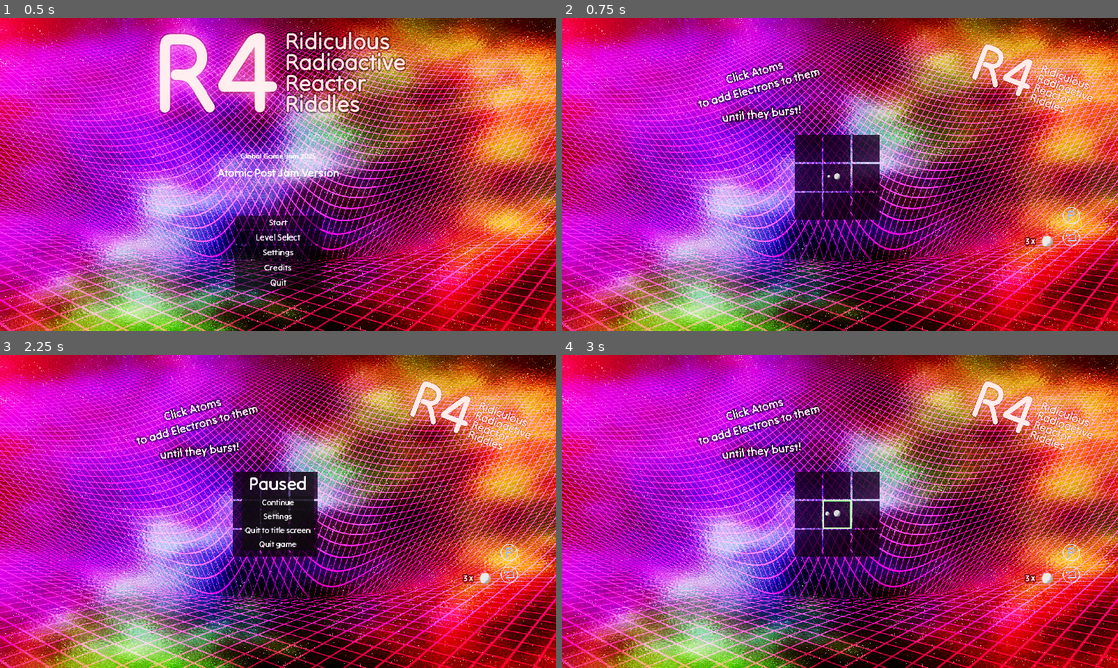
Above: before the commit, frames 1-4 (two rows, left to right).
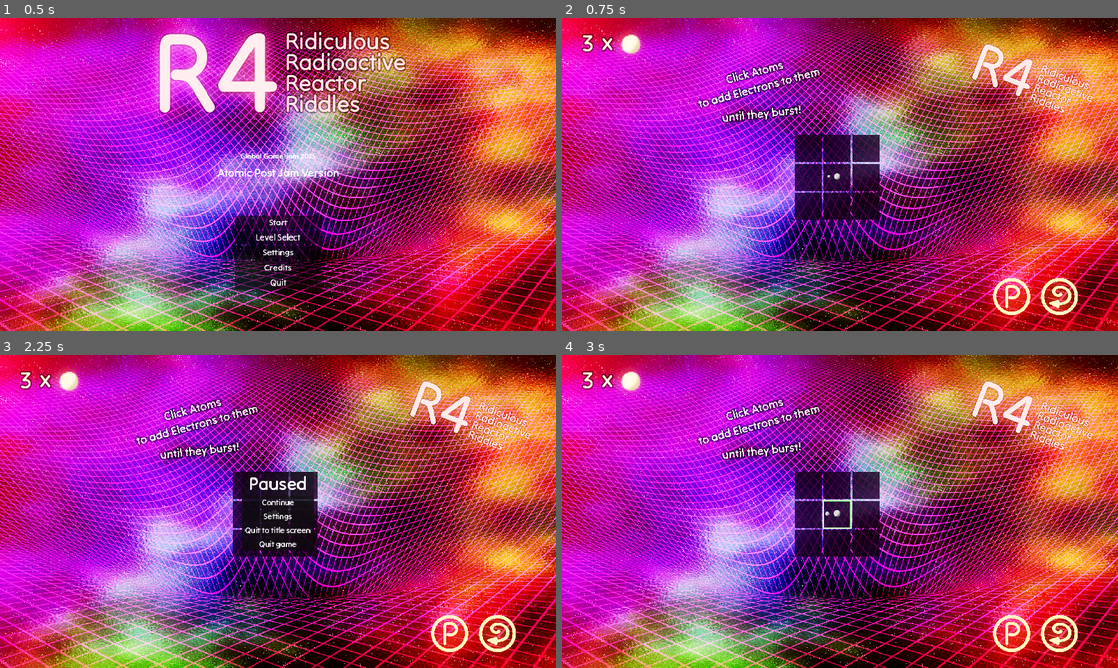
Above: after the commit, the same moments.

Repository: kaiec/ggj25-bubble-game
Game: Godot game, scene res://gamemanager/gamemanager.tscn
The game is run twice, just before and just after one commit, with the same random seed, the same clock (stepped at 60 frames per second) and the same inputs.
Inputs (mouse positions are in pixels of both pictures, inside the frame that each line leads up to; where the layout moved, square brackets give the same spot in the first picture):
- Up to frame 1 (0.5 s): no input
- Up to frame 2 (0.75 s): click "Start" at 0.5 s
- Up to frame 3 (2.25 s): click (511, 649) [511, 574] at 1.25 s; click (450, 633) [511, 552] at 2 s
- Up to frame 4 (3 s): click "Continue" at 2.75 s

Frame 1 is identical in both runs. In frame 2, 2.4% of the frame differs, in the area x 3-94%, y 3-98%; in frame 3, 2.4%; in frame 4, 2.4%.

Commit message:
GUI makeover

Diff:
--- /dev/null
+++ b/bubble/assets/buttons.svg
@@ -0,0 +1,105 @@
+<?xml version="1.0" encoding="UTF-8" standalone="no"?>
+<!-- Created with Inkscape (http://www.inkscape.org/) -->
+
+<svg
+   width="210mm"
+   height="297mm"
+   viewBox="0 0 210 297"
+   version="1.1"
+   id="svg1"
+   inkscape:version="1.4 (e7c3feb100, 2024-10-09)"
+   sodipodi:docname="buttons.svg"
+   xmlns:inkscape="http://www.inkscape.org/namespaces/inkscape"
+   xmlns:sodipodi="http://sodipodi.sourceforge.net/DTD/sodipodi-0.dtd"
+   xmlns="http://www.w3.org/2000/svg"
+   xmlns:svg="http://www.w3.org/2000/svg">
+  <sodipodi:namedview
+     id="namedview1"
+     pagecolor="#ffffff"
+     bordercolor="#000000"
+     borderopacity="0.25"
+     inkscape:showpageshadow="2"
+     inkscape:pageopacity="0.0"
+     inkscape:pagecheckerboard="0"
+     inkscape:deskcolor="#d1d1d1"
+     inkscape:document-units="mm"
+     inkscape:zoom="1.0752595"
+     inkscape:cx="256.21722"
+     inkscape:cy="561.25986"
+     inkscape:window-width="2520"
+     inkscape:window-height="1416"
+     inkscape:window-x="0"
+     inkscape:window-y="0"
+     inkscape:window-maximized="1"
+     inkscape:current-layer="layer1"
+     showgrid="false" />
+  <defs
+     id="defs1">
+    <marker
+       style="overflow:visible"
+       id="RoundedArrow"
+       refX="0"
+       refY="0"
+       orient="auto"
+       inkscape:stockid="Rounded arrow"
+       markerWidth="0.5"
+       markerHeight="0.5"
+       viewBox="0 0 1 1"
+       inkscape:isstock="true"
+       inkscape:collect="always"
+       preserveAspectRatio="xMidYMid">
+      <path
+         transform="scale(0.7)"
+         d="m -0.21114562,-4.1055728 6.42229122,3.21114561 a 1,1 90 0 1 0,1.78885438 L -0.21114562,4.1055728 A 1.236068,1.236068 31.717474 0 1 -2,3 v -6 a 1.236068,1.236068 148.28253 0 1 1.78885438,-1.1055728 z"
+         style="fill:context-stroke;fill-rule:evenodd;stroke:none"
+         id="path8" />
+    </marker>
+  </defs>
+  <g
+     inkscape:label="Layer 1"
+     inkscape:groupmode="layer"
+     id="layer1">
+    <circle
+       style="fill:none;stroke:#ffffff;stroke-width:5.29167;stroke-dasharray:none"
+       id="path1"
+       cx="-88.460236"
+       cy="94.798515"
+       r="27.190138"
+       inkscape:export-filename="pause-button.png"
+       inkscape:export-xdpi="54.484562"
+       inkscape:export-ydpi="54.484562" />
+    <text
+       xml:space="preserve"
+       style="font-size:52.9167px;text-align:start;writing-mode:lr-tb;direction:ltr;text-anchor:start;fill:none;stroke:#ffffff;stroke-width:5.29167;stroke-dasharray:none"
+       x="-102.74773"
+       y="112.49915"
+       id="text1"><tspan
+         sodipodi:role="line"
+         id="tspan1"
+         style="font-style:normal;font-variant:normal;font-weight:normal;font-stretch:normal;font-size:52.9167px;font-family:'Tilt Neon';-inkscape-font-specification:'Tilt Neon';fill:#ffffff;stroke:none;stroke-width:5.29167"
+         x="-102.74773"
+         y="112.49915">P</tspan></text>
+    <circle
+       style="fill:none;stroke:#ffffff;stroke-width:5.29167;stroke-dasharray:none"
+       id="path1-5"
+       cx="-58.799442"
+       cy="201.55055"
+       r="27.190138"
+       inkscape:export-filename="reset-button.png"
+       inkscape:export-xdpi="54.484562"
+       inkscape:export-ydpi="54.484562" />
+    <path
+       sodipodi:type="spiral"
+       style="fill:none;fill-rule:evenodd;stroke:#ffffff;stroke-width:5.29167;stroke-linecap:round;stroke-dasharray:none;marker-end:url(#RoundedArrow)"
+       id="path2"
+       sodipodi:cx="-104.08533"
+       sodipodi:cy="150.59155"
+       sodipodi:expansion="1.5"
+       sodipodi:revolution="1.6"
+       sodipodi:radius="22.294325"
+       sodipodi:argument="-17.931091"
+       sodipodi:t0="0.27000001"
+       d="m -106.84331,149.11619 c -0.0393,-2.88219 3.18629,-4.38439 5.68449,-3.99534 4.656898,0.72523 6.848527,5.92283 5.81307,10.14586 -1.637227,6.67731 -9.20514,9.67371 -15.41684,7.80709 -8.92492,-2.68194 -12.81881,-12.9528 -9.96763,-21.38628 2.392,-7.0753 8.83082,-12.11846 16.10959,-13.38386"
+       transform="matrix(-1.0032953,-0.23046383,0.17741354,-0.77234749,-190.37087,288.43944)" />
+  </g>
+</svg>
--- a/bubble/gui.gd
+++ b/bubble/gui.gd
@@ -28,14 +28,17 @@
 
 var animation_duration = 0.1
 func play_clicks_error():
+	var old_color = $Label.modulate
 	for i in range(3):
 		var tween = create_tween().set_ease(Tween.EASE_OUT).set_parallel()
 		tween.tween_property($Label, "modulate", Color.RED, animation_duration)
+		tween.tween_property($Label2, "modulate", Color.RED, animation_duration)
 		tween.tween_property($Bubble, "modulate", Color.RED, animation_duration)
 		await tween.finished
 		tween = create_tween().set_ease(Tween.EASE_OUT).set_parallel()
-		tween.tween_property($Label, "modulate", Color.WHITE, animation_duration)
-		tween.tween_property($Bubble, "modulate", Color.WHITE, animation_duration)
+		tween.tween_property($Label, "modulate", old_color, animation_duration)
+		tween.tween_property($Label2, "modulate", old_color, animation_duration)
+		tween.tween_property($Bubble, "modulate", old_color, animation_duration)
 		await tween.finished
 
 
--- a/bubble/gui.tscn
+++ b/bubble/gui.tscn
@@ -31,6 +31,8 @@
 
 [node name="GUI" type="Node2D"]
 script = ExtResource("1_i6uln")
+metadata/_edit_vertical_guides_ = [1783.0]
+metadata/_edit_horizontal_guides_ = [108.0]
 
 [node name="NameTextTransparent" type="Sprite2D" parent="."]
 visible = false
@@ -40,43 +42,49 @@
 texture = ExtResource("1_ejnqp")
 
 [node name="TextureButton" type="TextureButton" parent="."]
-offset_left = 1727.0
-offset_top = 727.0
-offset_right = 1791.0
-offset_bottom = 791.0
+modulate = Color(1.12, 0.9, 0.4, 1)
+offset_left = 1654.0
+offset_top = 897.0
+offset_right = 1880.0
+offset_bottom = 1123.0
 texture_normal = ExtResource("2_ylaur")
 
 [node name="Label" type="Label" parent="."]
-offset_left = 1550.0
-offset_top = 753.0
-offset_right = 1614.0
-offset_bottom = 776.0
+modulate = Color(1.12, 0.9, 0.6, 1)
+offset_left = 45.0
+offset_top = 36.0
+offset_right = 109.0
+offset_bottom = 163.0
 theme = ExtResource("4_0bsop")
+theme_override_font_sizes/font_size = 80
 text = "0"
 horizontal_alignment = 2
 
 [node name="Bubble" type="Sprite2D" parent="."]
-modulate = Color(0.73, 0.73, 0.73, 1)
-position = Vector2(1656, 760)
-scale = Vector2(3, 3)
+modulate = Color(1.12, 0.9, 0.6, 1)
+position = Vector2(207, 73)
+scale = Vector2(5, 5)
 texture = ExtResource("5_ir8k4")
 region_enabled = true
 region_rect = Rect2(11, 20, 65, 46)
 
 [node name="Label2" type="Label" parent="."]
-offset_left = 1620.0
-offset_top = 751.0
-offset_right = 1660.0
-offset_bottom = 774.0
+modulate = Color(1.12, 0.9, 0.6, 1)
+offset_left = 136.0
+offset_top = 30.0
+offset_right = 186.0
+offset_bottom = 157.0
 theme = ExtResource("4_0bsop")
+theme_override_font_sizes/font_size = 80
 text = "x
 "
 
 [node name="TextureButton2" type="TextureButton" parent="."]
-offset_left = 1727.0
-offset_top = 650.0
-offset_right = 1791.0
-offset_bottom = 714.0
+modulate = Color(1.12, 0.9, 0.4, 1)
+offset_left = 1489.0
+offset_top = 897.0
+offset_right = 1617.0
+offset_bottom = 1025.0
 texture_normal = ExtResource("6_qqjua")
 
 [node name="Label3" type="Label" parent="."]
Not shown, added: bubble/assets/buttons.svg.import
Binary file changed: bubble/assets/pause-button.png
Binary file changed: bubble/assets/reset-button.png
